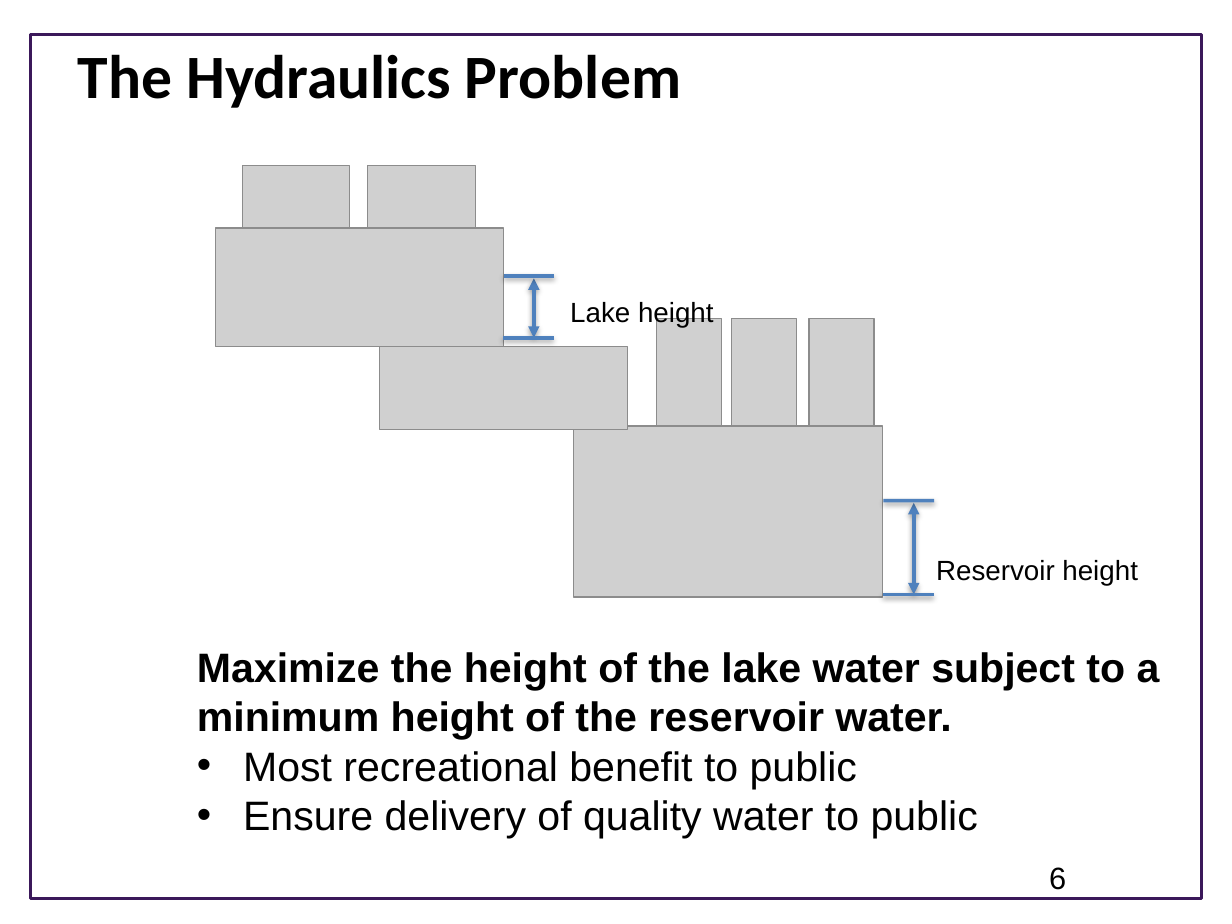
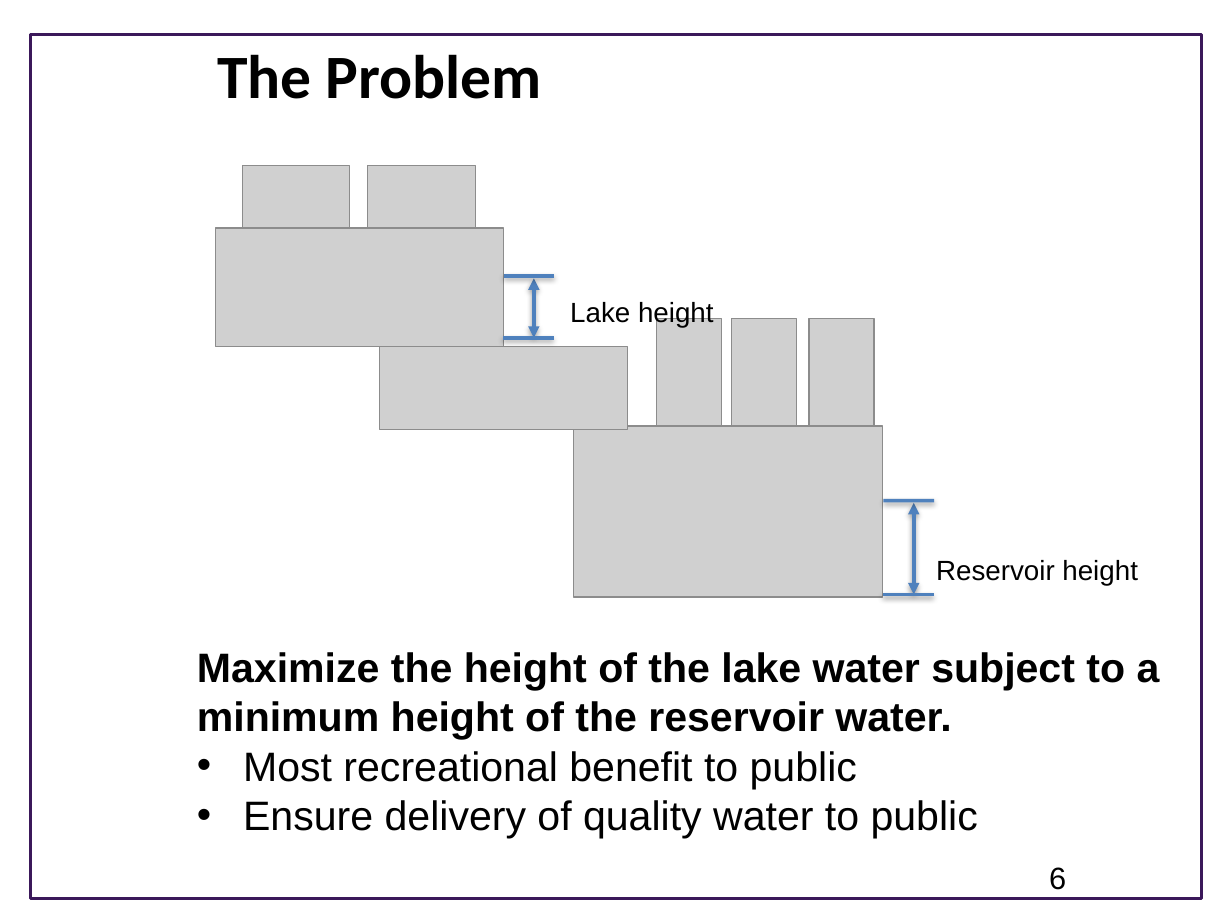
Before and after one commit to ModelEngineering/advancing-biomedical-models, a slide deck: slide 6 of Lectures/CSE 599V Lecture 2- Modeling Essentials.pptx. Drawn at 1232x924 pixels with LibreOffice and Linux fonts; fonts in the diff are those of the drawing; grey boxes stand for pictures; background and template pictures are left out. Boxes give left, top, right and bottom in pixels: in the first picture for what was removed or moved away, otherwise in the second. Text is boxed around its words. In the diff, an @@ line names an element or a change of style, - is before the commit and + after.

```diff
--- a/Lectures/CSE 599V Lecture 2- Modeling Essentials.pptx
+++ b/Lectures/CSE 599V Lecture 2- Modeling Essentials.pptx
@@ title at bbox=[217, 54, 542, 99]: text changed @@
-The Hydraulics Problem
+The Problem
```
Also in this commit, not shown: 3 other slides changed, 8 slides added.
